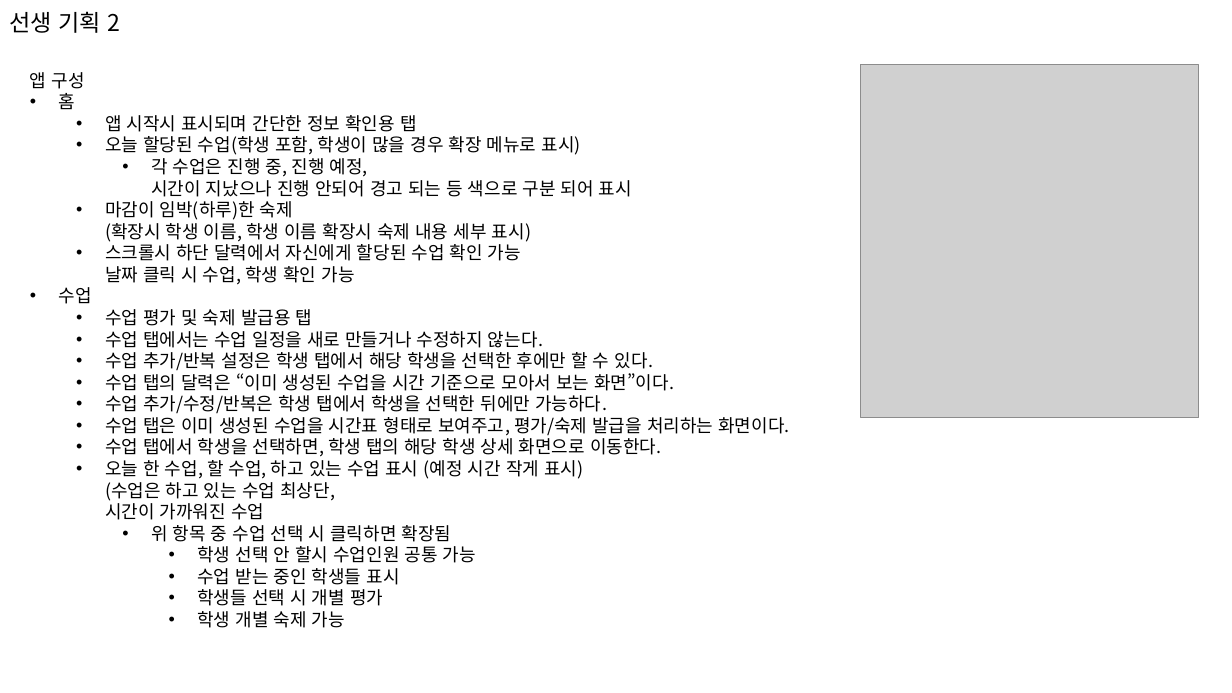
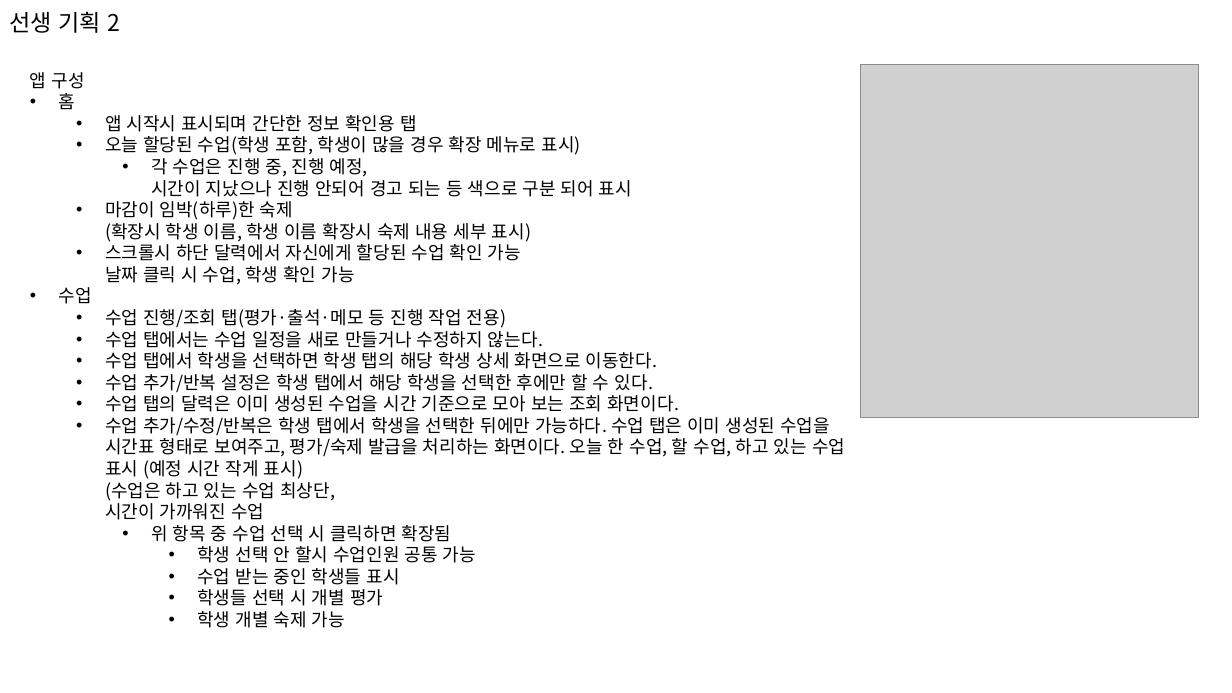
Before and after one commit to EtaSwCwj/EDU-VICE-Attendance, a slide deck: slide 5 of 관리 앱 기획.pptx. Drawn at 1232x693 pixels with LibreOffice and Linux fonts; fonts in the diff are those of the drawing; grey boxes stand for pictures. Boxes give left, top, right and bottom in pixels: in the first picture for what was removed or moved away, otherwise in the second. Text is boxed around its words. In the diff, an @@ line names an element or a change of style, - is before the commit and + after.

Commit message:
ppt 수정 및 pack flutter 고침

```diff
--- a/관리 앱 기획.pptx
+++ b/관리 앱 기획.pptx
@@ text at <box>105,309,506,328</box>: text changed @@
-  • 수업 평가 및 숙제 발급용 탭
+  • 수업 진행/조회 탭(평가·출석·메모 등 진행 작업 전용)
@@ text at <box>105,352,658,369</box>: paragraph added @@
+  • 수업 탭에서 학생을 선택하면 학생 탭의 해당 학생 상세 화면으로 이동한다.
@@ text at <box>105,395,845,520</box>: text changed @@
-  • 수업 탭의 달력은 “이미 생성된 수업을 시간 기준으로 모아서 보는 화면”이다.
-  • 수업 추가/수정/반복은 학생 탭에서 학생을 선택한 뒤에만 가능하다.
-  • 수업 탭은 이미 생성된 수업을 시간표 형태로 보여주고, 평가/숙제 발급을 처리하는 화면이다.
-  • 수업 탭에서 학생을 선택하면, 학생 탭의 해당 학생 상세 화면으로 이동한다.
-  • 오늘 한 수업, 할 수업, 하고 있는 수업 표시 (예정 시간 작게 표시)
-    (수업은 하고 있는 수업 최상단,
-    시간이 가까워진 수업
+  • 수업 탭의 달력은 이미 생성된 수업을 시간 기준으로 모아 보는 조회 화면이다.
+  • 수업 추가/수정/반복은 학생 탭에서 학생을 선택한 뒤에만 가능하다. 수업 탭은 이미 생성된 수업을 시간표 형태로 보여주고, 평가/숙제 발급을 처리하는 화면이다. 오늘 한 수업, 할 수업, 하고 있는 수업 표시 (예정 시간 작게 표시)
+    (수업은 하고 있는 수업 최상단,
+    시간이 가까워진 수업
```
Also in this commit, not shown: 2 other slides changed, 1 other file.
